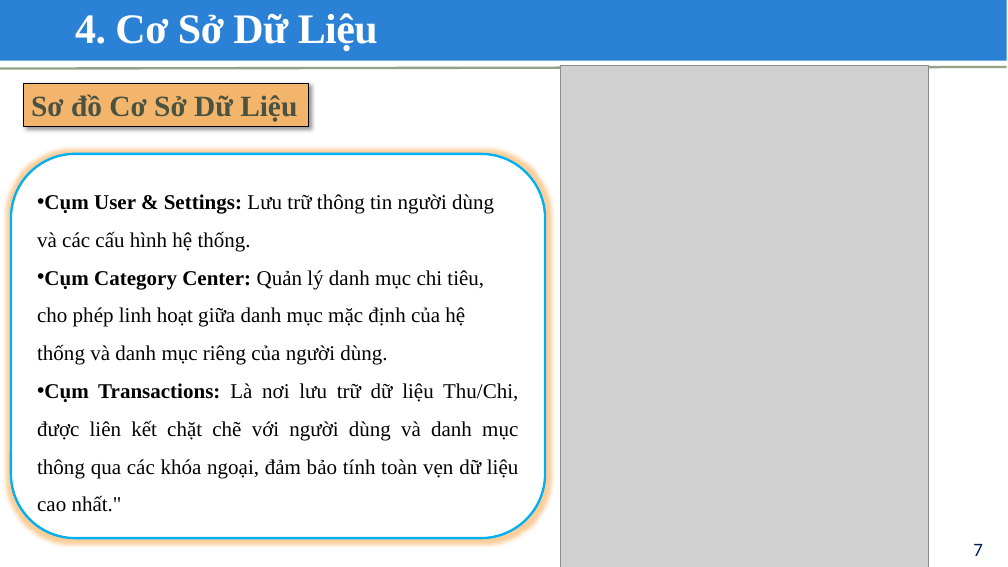
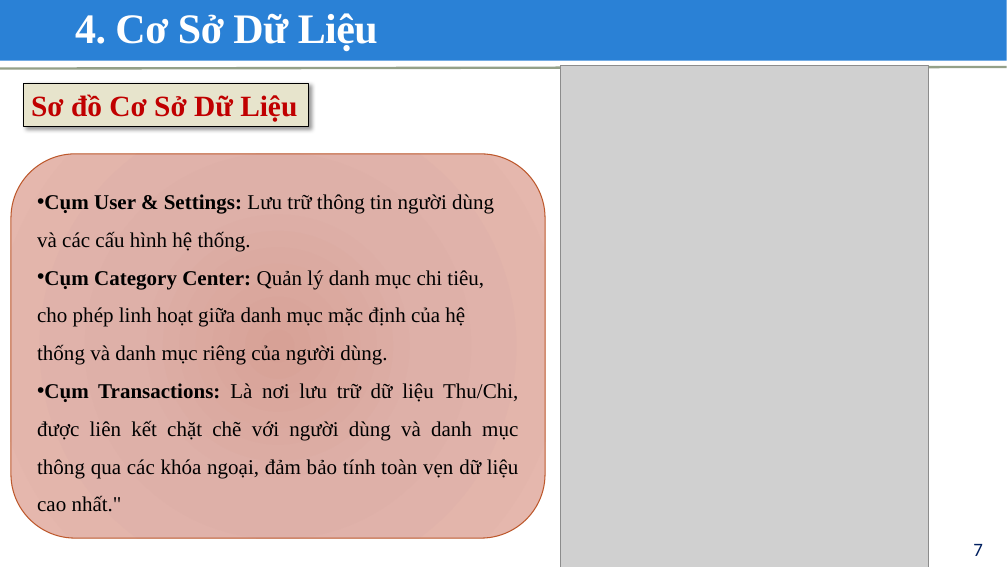
Before and after one commit to KentTho/Expense_Tracker_Web_Thesis, a slide deck: slide 7 of Report/Slide Đại hoc (Khoa Luan) 2025_HVT.pptx. Drawn at 1008x567 pixels with LibreOffice and Linux fonts; fonts in the diff are those of the drawing; grey boxes stand for pictures; background and template pictures are left out. Boxes give left, top, right and bottom in pixels: in the first picture for what was removed or moved away, otherwise in the second. Text is boxed around its words. In the diff, an @@ line names an element or a change of style, - is before the commit and + after.

```diff
--- a/Report/Slide Đại hoc (Khoa Luan) 2025_HVT.pptx
+++ b/Report/Slide Đại hoc (Khoa Luan) 2025_HVT.pptx
@@ rectangle "Sơ đồ Cơ Sở Dữ ..." at (23,83,308,126): text colour #4A5242 to #C00000; fill #F3B56C to #E7E4CC @@
@@ rounded rectangle "Cụm User & Settings: Lưu ..." at (11,154,544,538): fill #FFFFFF to gradient #D7A197 to #DEB1A8 to #E6B7AE; outline #00B0F0 2.25 pt to #BD582C 1 pt @@
```
Also in this commit, not shown: 3 other slides changed, 2 other files.
